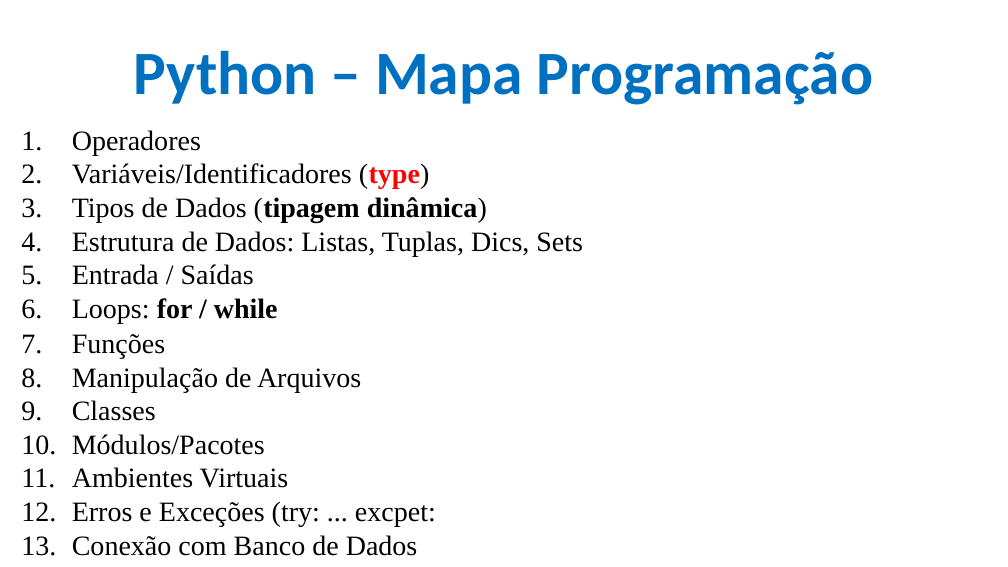
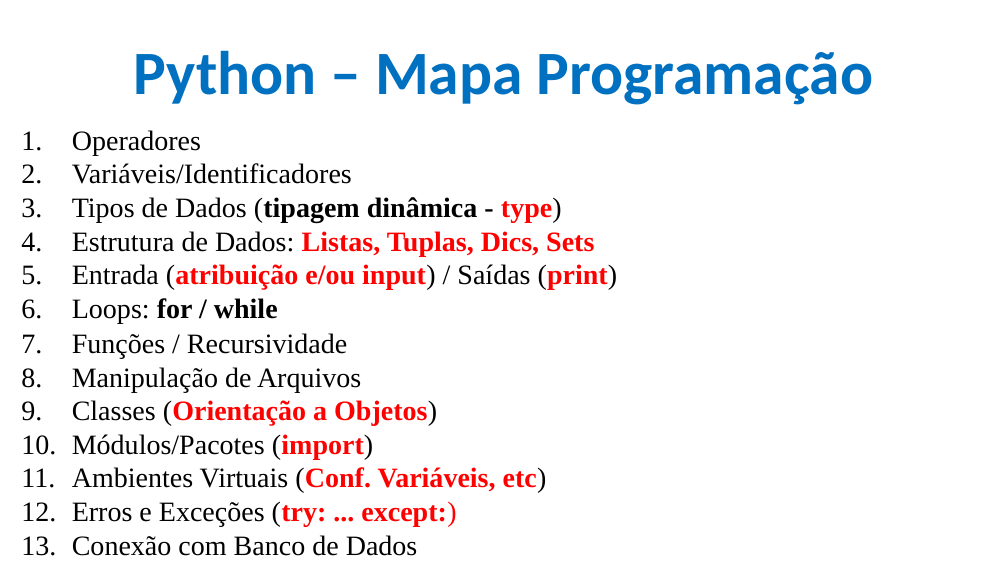
Before and after one commit to CloudEducationBrazil/WydenPythonParadigmas, a slide deck: slide 25 of 01 Classes/Aula 02 Programação Python - Variáveis e Expressões.pptx. Drawn at 1008x567 pixels with LibreOffice and Linux fonts; fonts in the diff are those of the drawing; background and template pictures are left out. Boxes give left, top, right and bottom in pixels: in the first picture for what was removed or moved away, otherwise in the second. Text is boxed around its words. In the diff, an @@ line names an element or a change of style, - is before the commit and + after.

Commit message:
PPTs Aulas 2 a 8 Python 24/08/2022

```diff
--- a/01 Classes/Aula 02 Programação Python - Variáveis e Expressões.pptx
+++ b/01 Classes/Aula 02 Programação Python - Variáveis e Expressões.pptx
@@ text at box(72, 163, 562, 223): text changed @@
-2. Variáveis/Identificadores (type)
-3. Tipos de Dados (tipagem dinâmica)
+2. Variáveis/Identificadores
+3. Tipos de Dados (tipagem dinâmica - type)
@@ text at box(72, 231, 594, 256): text colour #000000 to #FF0000, bold on in "Listas, Tuplas, Dics, Sets" @@
@@ text at box(72, 264, 618, 290): text changed; text colour #000000 to #FF0000; bold on @@
-5. Entrada / Saídas
+5. Entrada (atribuição e/ou input) / Saídas (print)
@@ text at box(72, 333, 347, 359): text changed @@
-7. Funções
+7. Funções / Recursividade
@@ text at box(72, 400, 547, 527): text changed @@
-9. Classes
-10. Módulos/Pacotes
-11. Ambientes Virtuais
-12. Erros e Exceções (try: ... excpet:
+9. Classes (Orientação a Objetos)
+10. Módulos/Pacotes (import)
+11. Ambientes Virtuais (Conf. Variáveis, etc)
+12. Erros e Exceções (try: ... except:)
```
Also in this commit, not shown: 5 other files.
